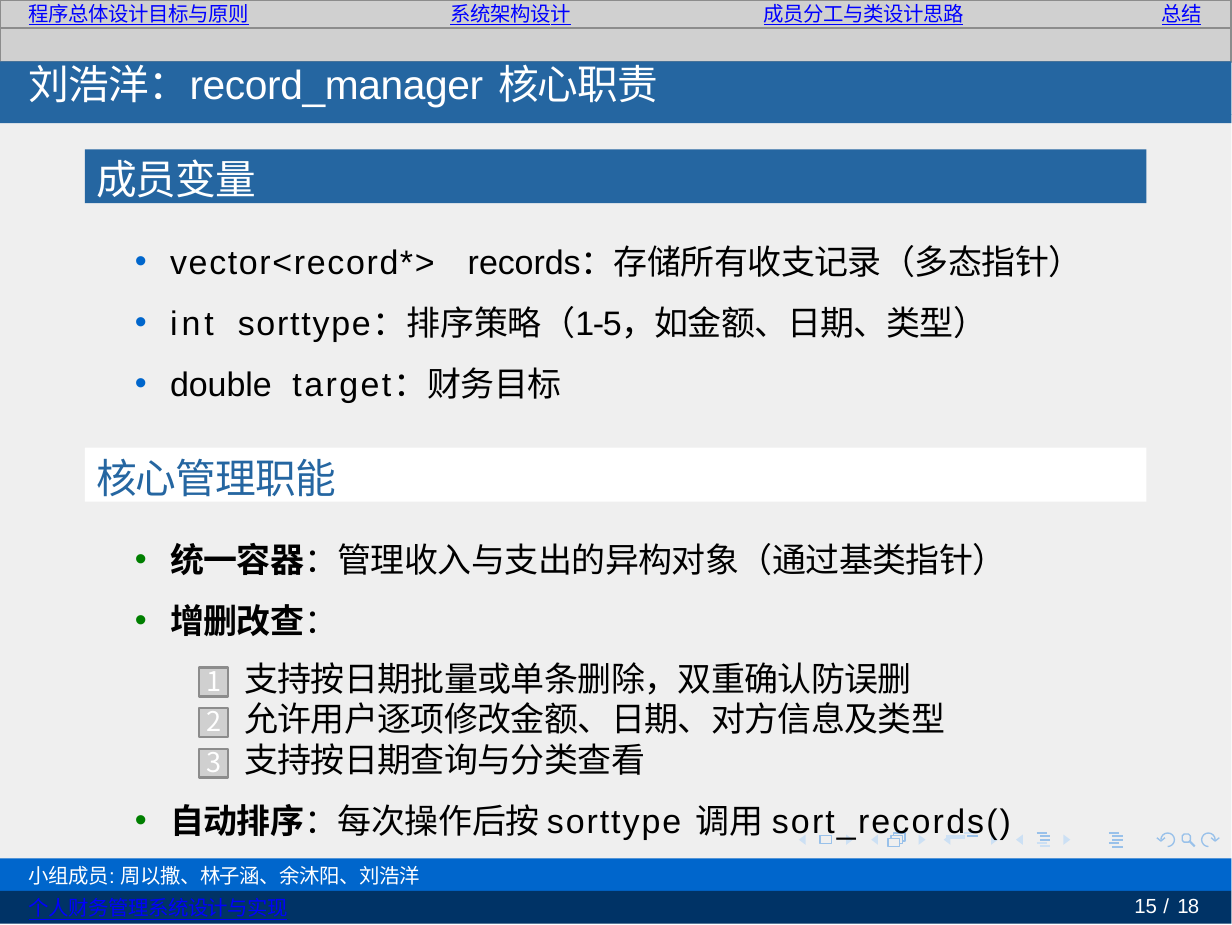
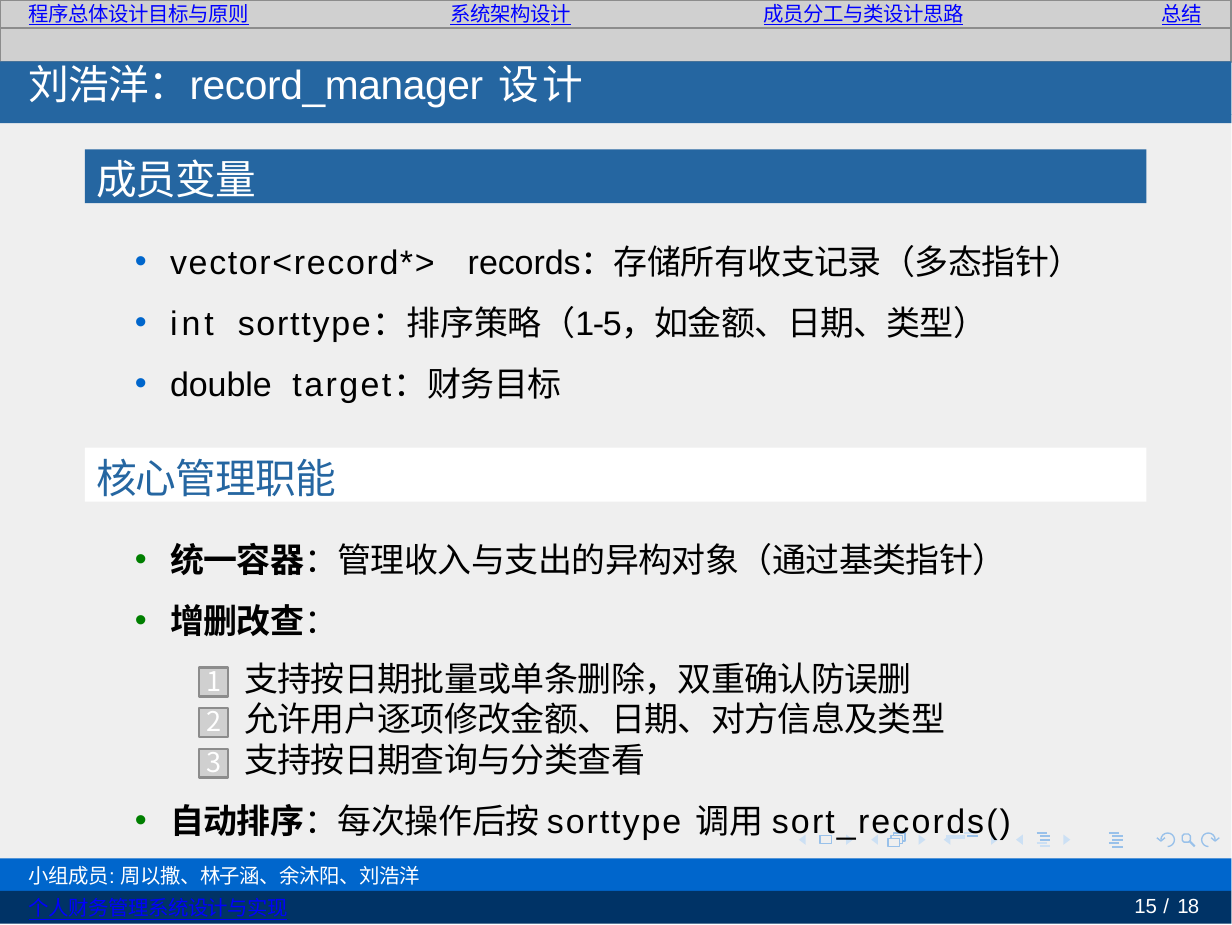
Before and after one commit to ouc-lhy/financial_management, a slide deck: slide 15 of 站立会议记录/第7组程序设计基础实践课程答辩.pptx. Drawn at 1232x925 pixels with LibreOffice and Linux fonts; fonts in the diff are those of the drawing; grey boxes stand for pictures. Boxes give left, top, right and bottom in pixels: in the first picture for what was removed or moved away, otherwise in the second. Text is boxed around its words. In the diff, an @@ line names an element or a change of style, - is before the commit and + after.

Commit message:
ppt改版

```diff
--- a/站立会议记录/第7组程序设计基础实践课程答辩.pptx
+++ b/站立会议记录/第7组程序设计基础实践课程答辩.pptx
@@ text at bbox=[29, 58, 583, 108]: text changed @@
-刘浩洋：record_manager 核心职责
+刘浩洋：record_manager 设计
```
